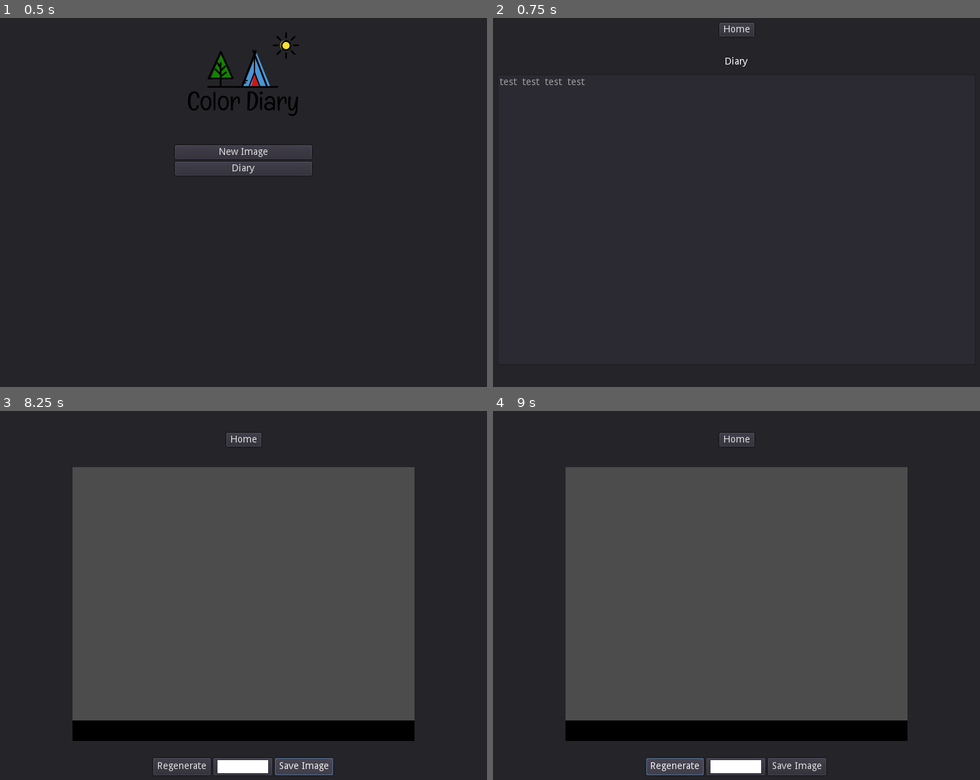
Above: before the commit, frames 1-4 (two rows, left to right).
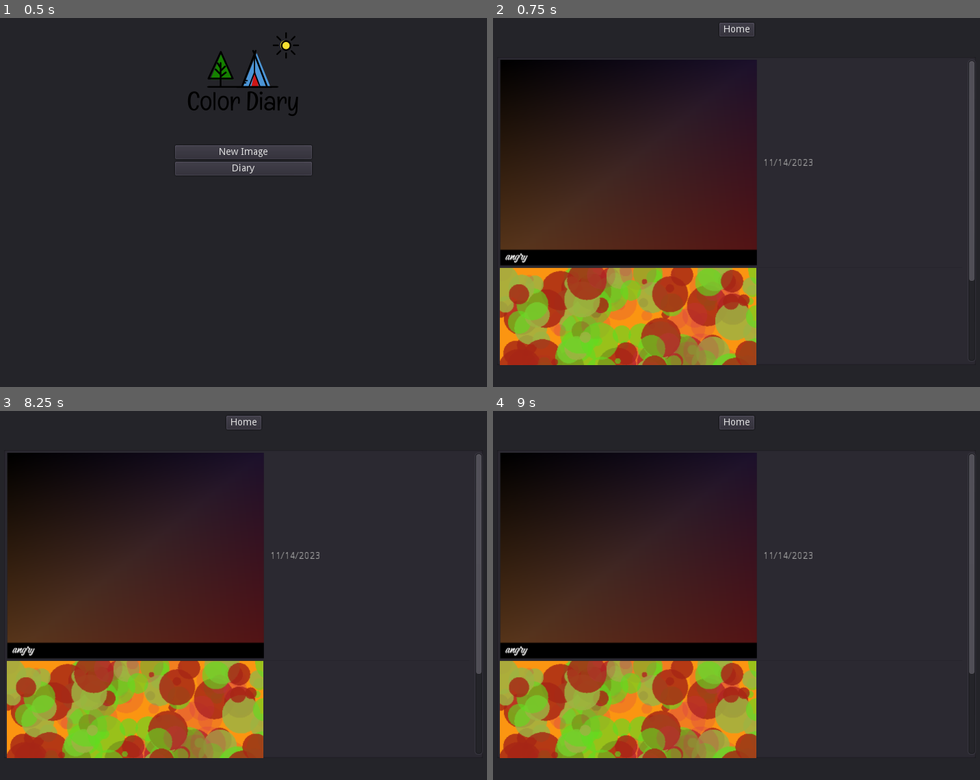
Above: after the commit, the same moments.

Repository: alexachramowicz/color-diary
Game: Godot game, scene res://MainScene.tscn
The game is run twice, just before and just after one commit, with the same random seed, the same clock (stepped at 60 frames per second) and the same inputs.
Inputs (mouse positions are in pixels of both pictures, inside the frame that each line leads up to):
- Up to frame 1 (0.5 s): no input
- Up to frame 2 (0.75 s): click "Diary" at 0.5 s
- Up to frame 3 (8.25 s): click "Home" at 1.25 s; click "New Image" at 2 s; click "Go" at 2.75 s; click "Regenerate" at 3.5 s; click "Regenerate" at 4.25 s; click "Regenerate" at 5 s; click "Regenerate" at 5.75 s; click (321, 625) at 6.5 s; click "Generate!" at 7.25 s; click "Save Image" at 8 s
- Up to frame 4 (9 s): click (673, 765) at 8.75 s, where only the run before the commit has a clickable "Regenerate"

Frame 1 is identical in both runs. In frame 2, 33% of the frame differs, in the area x 1-99%, y 10-95%; in frame 3, 67%, in the area x 1-99%, y 1-99%; in frame 4, 67%.

Commit message:
Added Diary functionality
Unable to save generated images, hardcopied examples into diary

Diff:
--- a/ColorSelectPanel.gd
+++ b/ColorSelectPanel.gd
@@ -1,9 +1,9 @@
 extends Panel
 
-var rng = RandomNumberGenerator.new()
 var pool_colors: PoolColorArray
 var select_colors: PoolColorArray
 var select: bool
+var rng = RandomNumberGenerator.new()
 
 
 # main
@@ -23,6 +23,7 @@
 
 
 func _init_colors():
+
 	for i in range(4):
 		pool_colors.append(Color(rng.randf(), rng.randf(), rng.randf(), rng.randf()))
 		print(pool_colors[i])
@@ -84,3 +85,19 @@
 
 func _on_ColorPickerButton4_color_changed(color):
 	select_colors.set(3, color)
+
+
+func _on_HomeButton_pressed():
+	for i in range(4):
+		pool_colors.set(i, Color(rng.randf(), rng.randf(), rng.randf(), rng.randf()))
+		print(pool_colors[i])
+
+	$ColorOptionsContainer/MarginContainer/ColorRect.color = pool_colors[0]
+	$ColorOptionsContainer/MarginContainer2/ColorRect.color = pool_colors[1]
+	$ColorOptionsContainer/MarginContainer3/ColorRect.color = pool_colors[2]
+	$ColorOptionsContainer/MarginContainer4/ColorRect.color = pool_colors[3]
+
+#	$ColorSelectLabel/ColorSelectButton.toggle_mode = false
+#	$ColorSelectContainer.hide()
+#	$RegenerateContainer.show()
+#	$ColorOptionsContainer.show()
--- a/DiaryPanel.gd
+++ b/DiaryPanel.gd
@@ -1,8 +1,27 @@
 extends Panel
 
 
+var image = Image.new()
+var image2 = Image.new()
+var image3 = Image.new()
+var texture = ImageTexture.new()
+var texture2 = ImageTexture.new()
+var texture3 = ImageTexture.new()
+
 func _ready():
-	$DiaryItemlist.max_columns = 4
 
-	for i in range(4):
-		$DiaryItemlist.add_item("test")
+	var date = OS.get_date()
+	var current_date = String(date.month) + "/" + String(date.day) + "/" + String(date.year)
+	print(current_date)
+
+	$DiaryItemlist.max_columns = 2
+
+	image.load("res://images/angry-3-8-2020.png")
+	texture.create_from_image(image)
+	$DiaryItemlist.add_icon_item(texture)
+	$DiaryItemlist.add_item(current_date)
+
+	image2.load("res://images/happy-3-8-2020.png")
+	texture2.create_from_image(image2)
+	$DiaryItemlist.add_icon_item(texture2)
+	$DiaryItemlist.add_item(current_date)
--- a/GeneratedImagePanel.gd
+++ b/GeneratedImagePanel.gd
@@ -6,18 +6,21 @@
 var colors: PoolColorArray
 var emotions: Array
 
+var shape_range
+var bg_color: Color
 var shape: int
 var xy_vec: Vector2
 
-var shape_range
 var circle_radius: float
 var rand_color: Color
-var bg_color: Color
 
 var start
 var end
 var count
 var arc_radius
+
+var pool: PoolVector2Array = PoolVector2Array([Vector2(0,0),Vector2(500,0),Vector2(500,400),Vector2(0,400)])
+var color_pool: PoolVector2Array
 
 var dynamic_font = DynamicFont.new()
 var rng = RandomNumberGenerator.new()
@@ -30,7 +33,7 @@
 
 func _draw():
 
-	shape = rng.randi_range(1,2)
+	shape = rng.randi_range(1,3)
 	if(shape == 1): # circle
 		shape_range = rng.randf_range(500,750)
 		for i in range(shape_range):
@@ -38,6 +41,11 @@
 			rand_color = colors[rng.randf_range(0,colors.size())]
 			circle_radius = rng.randf_range(5,40)
 			draw_circle(xy_vec, circle_radius, rand_color)
+
+	elif(shape==2): # mesh
+		color_pool = pool
+		pool.invert()
+		draw_primitive(pool, colors, color_pool)
 
 	else:
 		shape_range = rng.randf_range(100,200)
--- a/MainScene.gd
+++ b/MainScene.gd
@@ -2,14 +2,9 @@
 
 
 var emotions_chosen: Array
-var colors_chosen: PoolColorArray
 
 
 func _ready():
-
-	var date = OS.get_date()
-	var current_date = String(date.month) + "/" + String(date.day) + "/" + String(date.year)
-	print(current_date)
 
 	$MainMenuPanel.show()
 	$DiaryPanel.hide()
@@ -34,19 +29,6 @@
 #colorspanel
 func _on_GenerateButton_pressed():
 	$ColorsPanel.hide()
-
-#	var sel = get_node("ColorsPanel").select
-#
-#	if(sel):
-#		print("select")
-#		colors_chosen = get_node("ColorsPanel").select_colors
-#	else:
-#		print("pool")
-#		colors_chosen = get_node("ColorsPanel").pool_colors
-#
-#	for i in range(colors_chosen.size()): # debug
-#		print(colors_chosen[i])
-
 	$ImagePanel.show()
 
 
@@ -70,4 +52,9 @@
 
 func _on_SaveButton_pressed():
 	#get_node("ImagePanel/ImageControl/ViewportContainer/Viewport/GeneratedImagePanel")
+	$EmotionsPanel.hide()
+	$ColorsPanel.hide()
+	$ImagePanel.hide()
+	$MainMenuPanel.hide()
+	$DiaryPanel.show()
 	pass
--- a/MainScene.tscn
+++ b/MainScene.tscn
@@ -49,20 +49,9 @@
 text = "Diary"
 
 [node name="DiaryPanel" type="Panel" parent="."]
-visible = false
 margin_right = 800.0
 margin_bottom = 600.0
 script = ExtResource( 6 )
-__meta__ = {
-"_edit_use_anchors_": false
-}
-
-[node name="DiaryLabel" type="Label" parent="DiaryPanel"]
-anchor_right = 1.0
-margin_top = 75.0
-margin_bottom = 14.0
-text = "Diary"
-align = 1
 __meta__ = {
 "_edit_use_anchors_": false
 }
@@ -70,9 +59,10 @@
 [node name="DiaryItemlist" type="ItemList" parent="DiaryPanel"]
 anchor_right = 1.0
 margin_left = 50.0
-margin_top = 100.0
+margin_top = 75.0
 margin_right = -50.0
 margin_bottom = 525.0
+icon_scale = 0.75
 __meta__ = {
 "_edit_use_anchors_": false
 }
@@ -83,7 +73,7 @@
 margin_left = -25.5
 margin_top = 25.0
 margin_right = 25.5
-margin_bottom = 20.0
+margin_bottom = 45.0
 text = "Home"
 __meta__ = {
 "_edit_use_anchors_": false
@@ -378,6 +368,7 @@
 }
 
 [node name="ImagePanel" type="Panel" parent="."]
+visible = false
 margin_right = 800.0
 margin_bottom = 600.0
 __meta__ = {
@@ -401,7 +392,7 @@
 [node name="Viewport" type="Viewport" parent="ImagePanel/ImageControl/ViewportContainer"]
 size = Vector2( 500, 400 )
 handle_input_locally = false
-render_target_update_mode = 3
+render_target_update_mode = 0
 gui_disable_input = true
 
 [node name="GeneratedImagePanel" type="Panel" parent="ImagePanel/ImageControl/ViewportContainer/Viewport"]
@@ -461,10 +452,12 @@
 [connection signal="pressed" from="MainMenuPanel/VBoxContainer/DiaryButton" to="." method="_on_DiaryButton_pressed"]
 [connection signal="pressed" from="DiaryPanel/HomeButton" to="EmotionsPanel" method="_on_HomeButton_pressed"]
 [connection signal="pressed" from="DiaryPanel/HomeButton" to="." method="_on_HomeButton_pressed"]
+[connection signal="pressed" from="EmotionsPanel/HomeButton" to="ColorsPanel" method="_on_HomeButton_pressed"]
 [connection signal="pressed" from="EmotionsPanel/HomeButton" to="EmotionsPanel" method="_on_HomeButton_pressed"]
 [connection signal="pressed" from="EmotionsPanel/HomeButton" to="." method="_on_HomeButton_pressed"]
 [connection signal="multi_selected" from="EmotionsPanel/EmotionsList" to="EmotionsPanel" method="_on_EmotionsList_multi_selected"]
 [connection signal="pressed" from="EmotionsPanel/EmotionsButton" to="." method="_on_EmotionsButton_pressed"]
+[connection signal="pressed" from="ColorsPanel/HomeButton" to="ColorsPanel" method="_on_HomeButton_pressed"]
 [connection signal="pressed" from="ColorsPanel/HomeButton" to="EmotionsPanel" method="_on_HomeButton_pressed"]
 [connection signal="pressed" from="ColorsPanel/HomeButton" to="." method="_on_HomeButton_pressed"]
 [connection signal="pressed" from="ColorsPanel/RegenerateContainer/MarginContainer/Button1" to="ColorsPanel" method="_on_Button1_pressed"]
@@ -478,6 +471,7 @@
 [connection signal="color_changed" from="ColorsPanel/ColorSelectContainer/MarginContainer4/ColorPickerButton4" to="ColorsPanel" method="_on_ColorPickerButton4_color_changed"]
 [connection signal="pressed" from="ColorsPanel/GenerateButton" to="ImagePanel/ImageControl/ViewportContainer/Viewport/GeneratedImagePanel" method="_on_GenerateButton_pressed"]
 [connection signal="pressed" from="ColorsPanel/GenerateButton" to="." method="_on_GenerateButton_pressed"]
+[connection signal="pressed" from="ImagePanel/HomeButton" to="ColorsPanel" method="_on_HomeButton_pressed"]
 [connection signal="pressed" from="ImagePanel/HomeButton" to="EmotionsPanel" method="_on_HomeButton_pressed"]
 [connection signal="pressed" from="ImagePanel/HomeButton" to="." method="_on_HomeButton_pressed"]
 [connection signal="pressed" from="ImagePanel/HBoxContainer/RegenerateButton" to="ImagePanel/ImageControl/ViewportContainer/Viewport/GeneratedImagePanel" method="_on_RegenerateButton_pressed"]
Binary file added: images/angry-3-8-2020.png
Not shown, added: images/angry-3-8-2020.png.import
Binary file added: images/ecstatic-loving-3-8-2020.png
Not shown, added: images/ecstatic-loving-3-8-2020.png.import
Binary file added: images/happy-3-8-2020.png
Not shown, added: images/happy-3-8-2020.png.import
